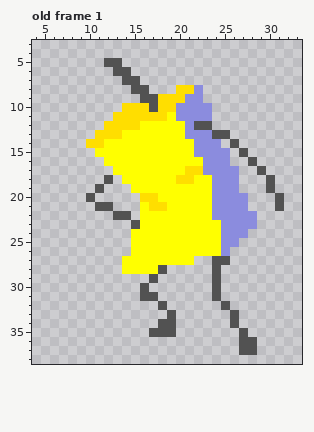
Pixel-art file -- Assets/Aseprite/drink_container.ase. Above, as it was before the edit.
40x40 pixels, 1 frame. Shown: old frame 1: x 4..33, y 3..38. The commit also changed other frames, which this record leaves out.
Now the later version:
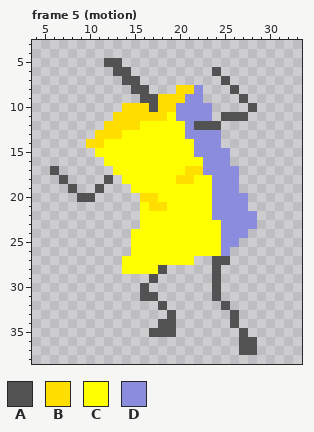
Palette (. is transparent): A #525252  B #ffde00  C #ffff00  D #8b8cde
A new or re-ordered frame is compared with the old frame closest to it.
The edit:
frames 1 -> 10
Frame 5 (motion) is new; against old frame 1, layers "Layer 3", "back_limbs":
Colour A is added in row 6 at x 24; in row 7 at x 25; in row 8 at x 26; in row 9 at x 27; in row 10 at x 28; in row 11 at x 25 to 27.
Colour A is added in row 12 at x 24; in row 17 at x 6; in row 18 at x 7; in row 19 at x 8; in row 20 at x 9.
Colour D replaces colour A in row 13 at x 24.
Colour A is gone in row 13 at x 25; in row 14 at x 26; in row 15 at x 27; in row 16 at x 28; in row 17 at x 29; in rows 18 to 19 at x 30.
Colour A is gone in row 20 at x 31; in row 21 at x 11 to 12 and 31; in row 22 at x 13 to 14; in row 23 at x 15.
Pixel boxes of the changes (left, top, right, bottom) in both pictures:
changed: (212, 67, 284, 211)
changed: (50, 166, 140, 229)
